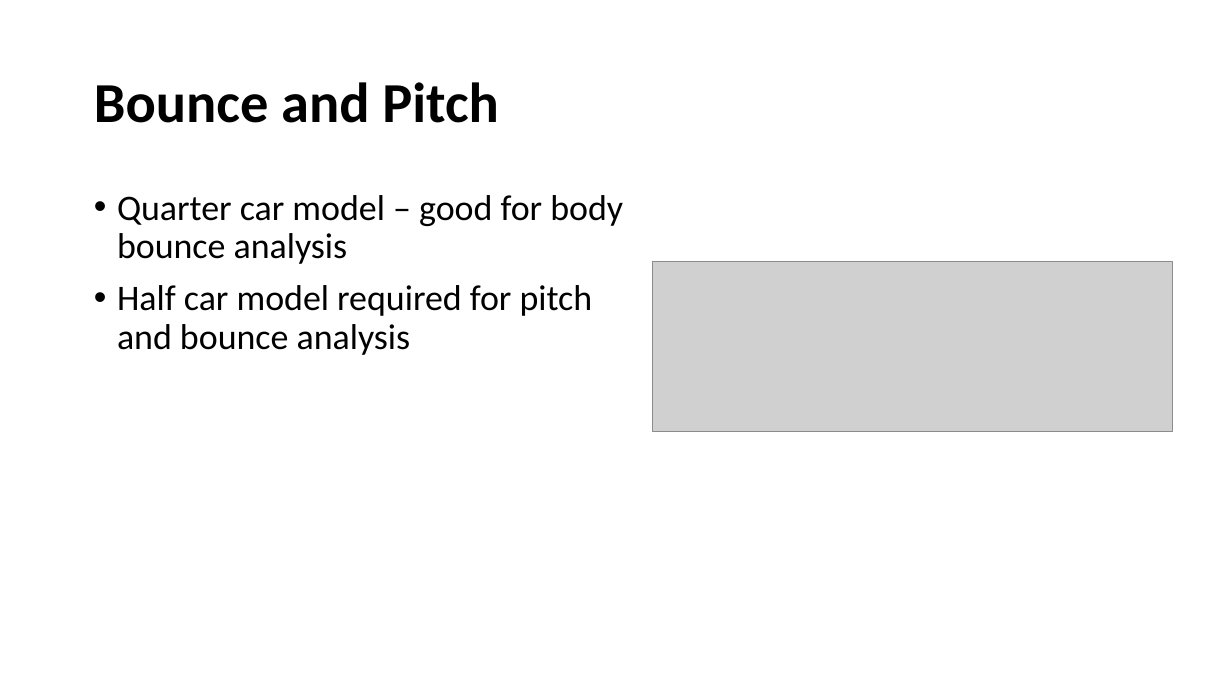
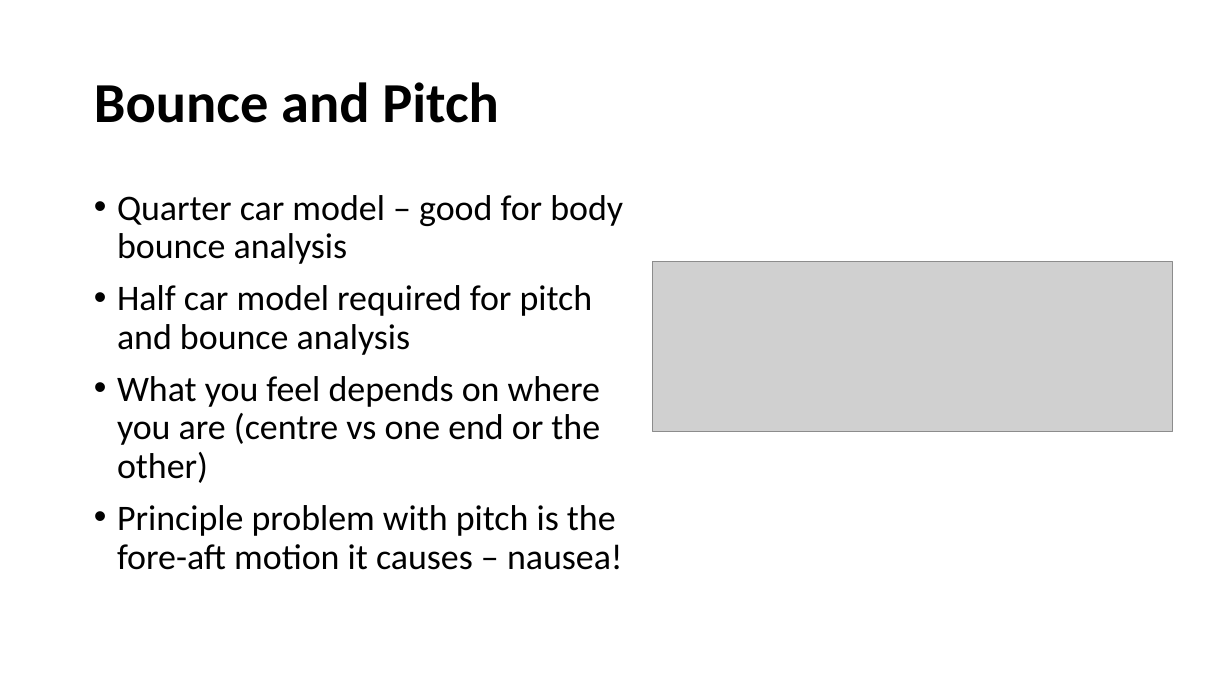
Before and after one commit to bamason2/ttc066-module, a slide deck: slide 15 of docs/lectures/Ride Dynamics.pptx. Drawn at 1232x693 pixels with LibreOffice and Linux fonts; fonts in the diff are those of the drawing; grey boxes stand for pictures; background and template pictures are left out. Boxes give left, top, right and bottom in pixels: in the first picture for what was removed or moved away, otherwise in the second. Text is boxed around its words. In the diff, an @@ line names an element or a change of style, - is before the commit and + after.

```diff
--- a/docs/lectures/Ride Dynamics.pptx
+++ b/docs/lectures/Ride Dynamics.pptx
@@ text at <box>117,376,623,570</box>: paragraphs added @@
+• What you feel depends on where you are (centre vs one end or the other)
+• Principle problem with pitch is the fore-aft motion it causes – nausea!
```
Also in this commit, not shown: 2 other slides changed, 2 slides added, 2 other files.
